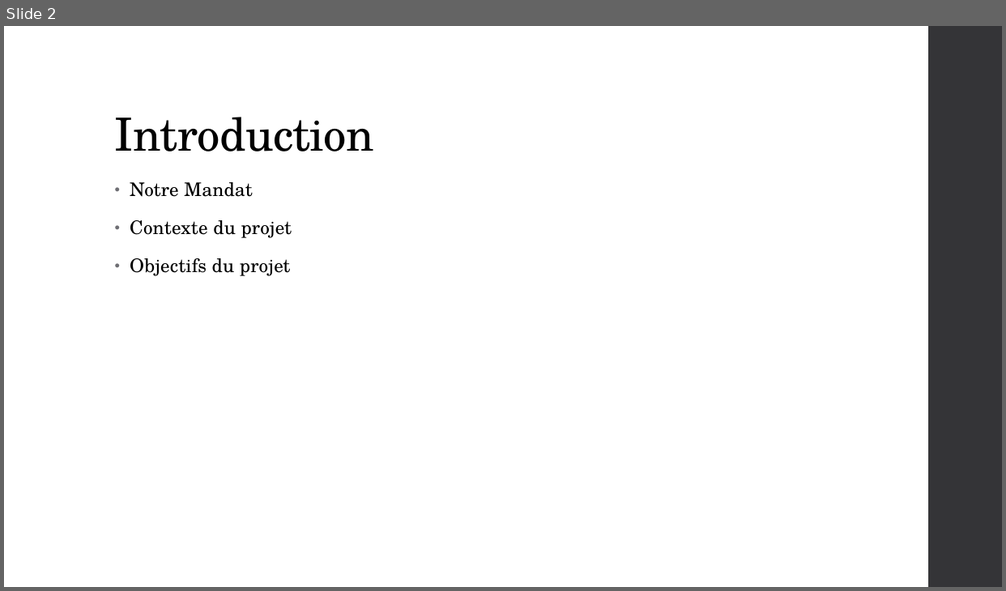
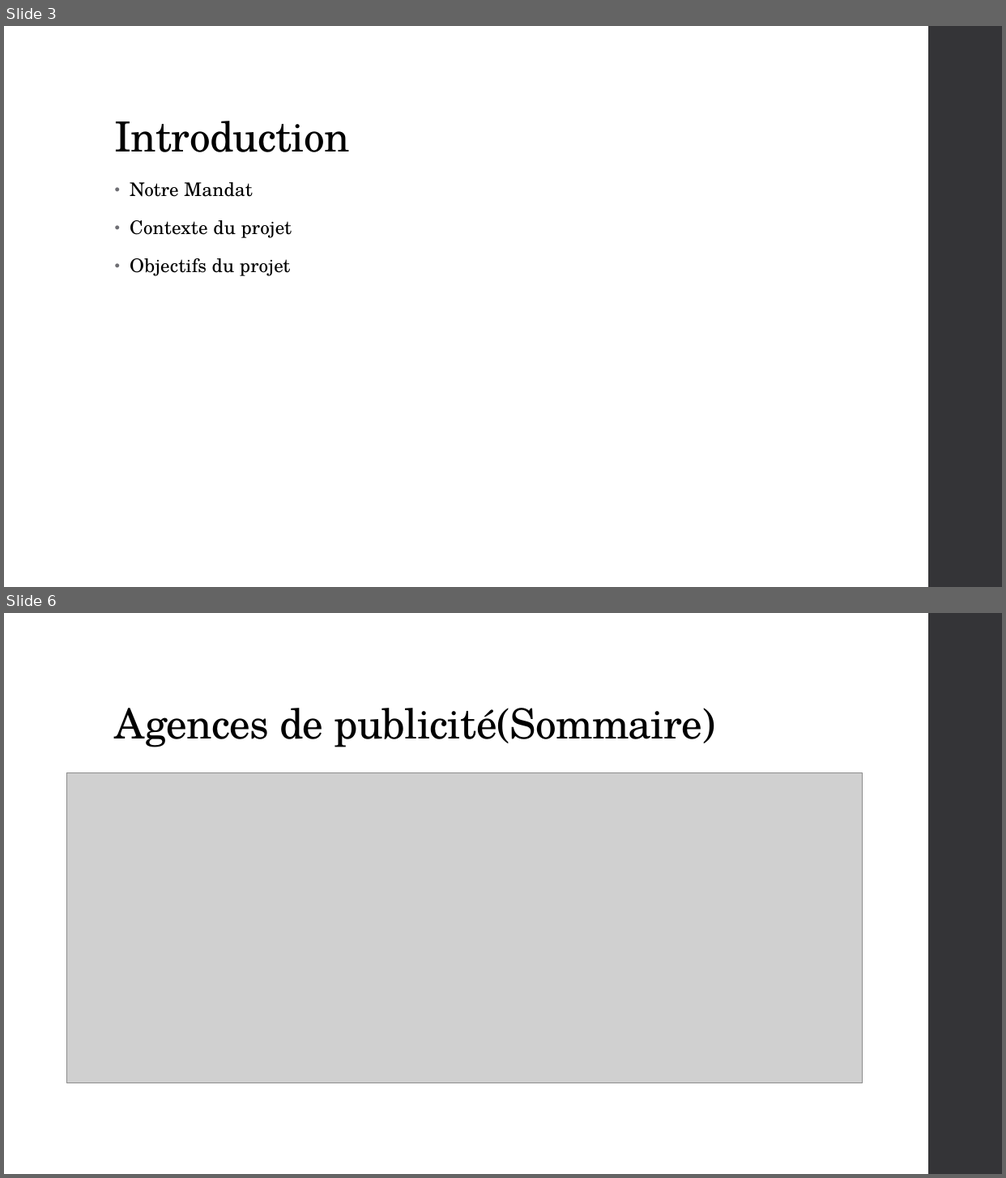
Before and after one commit to qwertyuu/Projet_fin_etudes_2016-2017, a slide deck: Gestion de projet/Présentations/PowerPoint.pptx. Shown one above the other, each under a label of ours: slide 2 before the commit, slides 3 and 6 after it; the slides between them are not shown. The pictures are 1006x591 and 1006x1178 pixels, drawn with LibreOffice and Linux fonts; fonts in the diff are those of the drawing; grey boxes stand for pictures. Boxes give left, top, right and bottom in pixels: in the first picture for what was removed or moved away, otherwise in the second. Text is boxed around its words. In the diff, an @@ line names an element or a change of style, - is before the commit and + after.

```diff
--- a/Gestion de projet/Présentations/PowerPoint.pptx
+++ b/Gestion de projet/Présentations/PowerPoint.pptx
@@ slide 6 added at (x1=4, y1=613, x2=1002, y2=1174), background #FFFFFF; not listed: 1 template element that a slide beside it also shows @@
@@ title added at (x1=115, y1=708, x2=716, y2=747), 40 pt, text #000000 @@
+Agences de publicité(Sommaire)
@@ picture added at (x1=67, y1=773, x2=863, y2=1083) @@
@@ what was slide 2 is now slide 3 @@
@@ slide 3 changed as well @@
@@ title "Introduction" at (x1=115, y1=121, x2=350, y2=152): size 44 to 40 pt @@
```
Also in this commit, not shown: 1 other slide changed, 15 other slides added, 2 slides removed, 4 other files.
